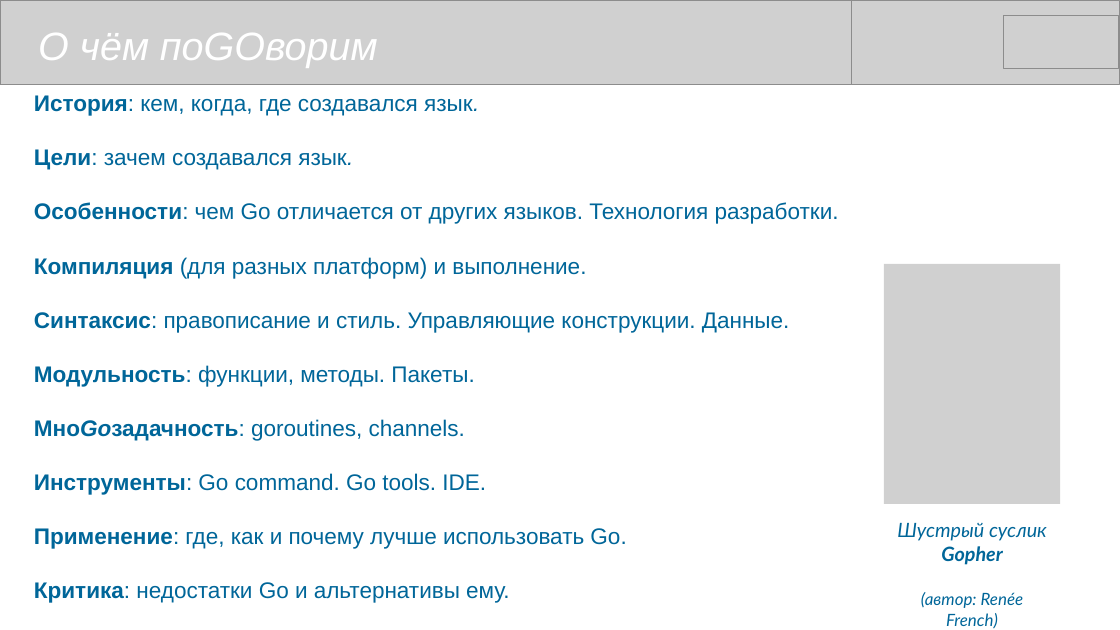
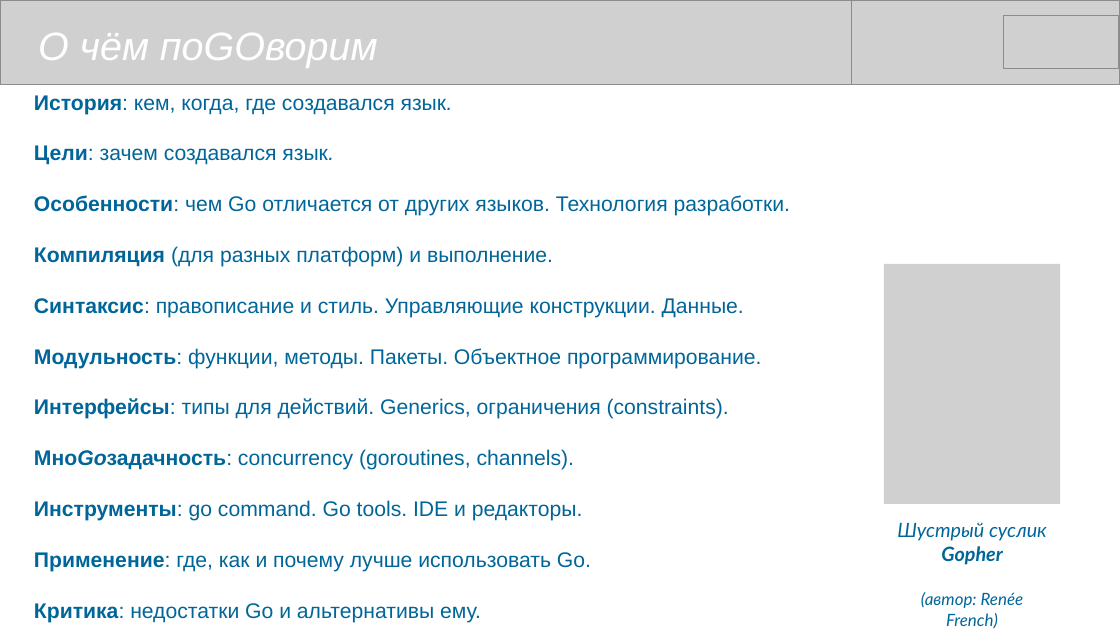
Before and after one commit to mike-shock/Go_language, a slide deck: slide 2 of Go_Review.odp. Drawn at 1120x630 pixels with LibreOffice and Linux fonts; fonts in the diff are those of the drawing; grey boxes stand for pictures. Boxes give left, top, right and bottom in pixels: in the first picture for what was removed or moved away, otherwise in the second. Text is boxed around its words. In the diff, an @@ line names an element or a change of style, - is before the commit and + after.

```diff
--- a/Go_Review.odp
+++ b/Go_Review.odp
@@ text at bbox=[34, 95, 791, 623]: size 16 to 15 pt in "История: кем, когда, где создавался язык.", "Цели: зачем создавался язык.", "Особенности: чем Go отличается от других языков. ...", "Компиляция (для разных платформ) и выполнение." and 3 more places @@
@@ text at bbox=[34, 348, 761, 521]: text changed; size 16 to 15 pt @@
-Модульность: функции, методы. Пакеты.
-МноGoзадачность: goroutines, channels.
-Инструменты: Go command. Go tools. IDE.
+Модульность: функции, методы. Пакеты. Объектное программирование.
+Интерфейсы: типы для действий. Generics, ограничения (constraints).
+МноGoзадачность: concurrency (goroutines, channels).
+Инструменты: go command. Go tools. IDE и редакторы.
```
Also in this commit, not shown: 5 other slides changed, 1 other file.
